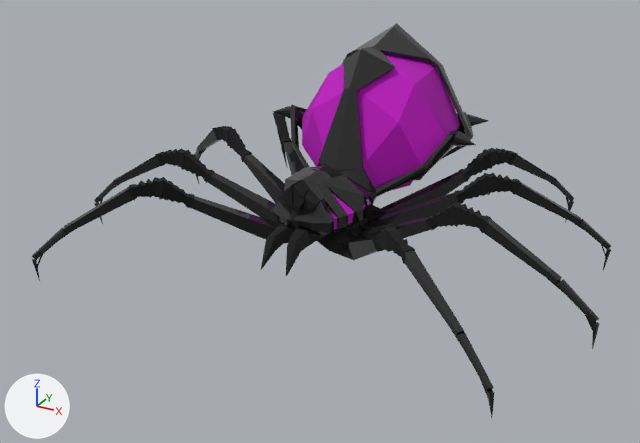
The FBX model Assets/Models/Character/Spider/Spider.FBX, before and after one commit.
Before and after are seen from a 50 mm lens placed at (0.0577, -0.1305, 0.061), pointed at (-0.0013, -0.0231, 0.0073). Every picture has the same lights, and +X, +Y and +Z are marked at lower left. Where no turn or scale is listed for an object, it has been applied to the vertices. Vertices at the same position are counted once.

In view in the first picture: 'spholo', 'spidon'.
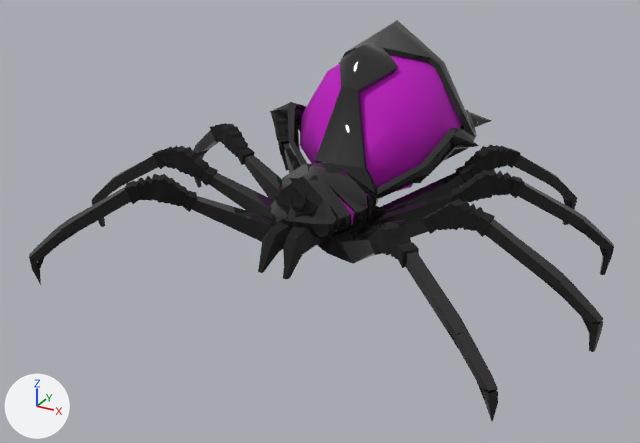
Where the change shows, as pixel boxes (x1, y1, x2, y2) in the pictures (640 x 443 px):
'spidon', reshaped
    before: (32, 23, 611, 417)
    after: (29, 20, 614, 422)
'spholo', reshaped
    before: (302, 53, 460, 229)
    after: (300, 54, 462, 231)
part 1 of me_mesh_001, added (black)
    after: (29, 20, 614, 422)

Diff of the bpy script that builds the scene:
```diff
--- a/Assets/Models/Character/Spider/Spider.FBX.py
+++ b/Assets/Models/Character/Spider/Spider.FBX.py
@@ me_mesh @@
 # used by ob_spholo; location = (0.0001, 0.0, 0.006)
-me_mesh.from_pydata(...)  # 90 vertices, 88 faces; spans x -0.0129..0.0129, y -0.0321..0.0127, z 0.0012..0.0246
+me_mesh.from_pydata(...)  # 90 vertices, 176 faces; spans x -0.0133..0.0133, y -0.0324..0.013, z 0.0009..0.0249
+# me_mesh part 2: the whole mesh is rebuilt
 me_mesh.materials.append(mat_02___default)
@@ me_mesh_001 @@
 # used by ob_spidon; location = (0.0, 0.0, 0.0)
-me_mesh_001.from_pydata(...)  # 1908 vertices, 1892 faces; spans x -0.0416..0.0416, y -0.0494..0.0138, z 0.0..0.0332
+me_mesh_001.from_pydata(...)  # 3880 vertices, 8152 faces; spans x -0.042..0.042, y -0.0498..0.0143, z -0.0005..0.0337
+# me_mesh_001 part 1: 1972 vertices added at x -0.042..0.042, y -0.0498..0.0143, z -0.0005..0.0337
 me_mesh_001.materials.append(mat_01___default)
```
